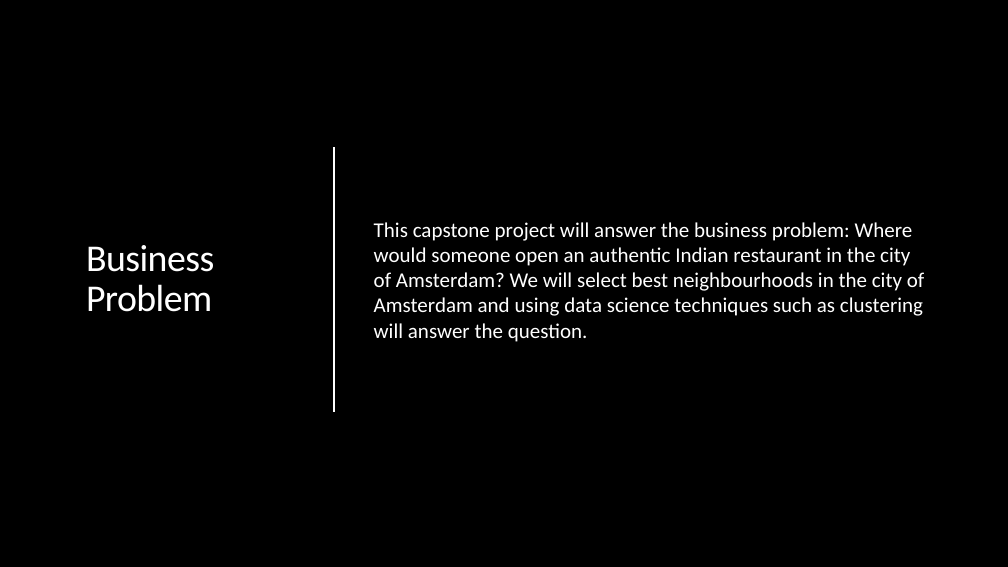
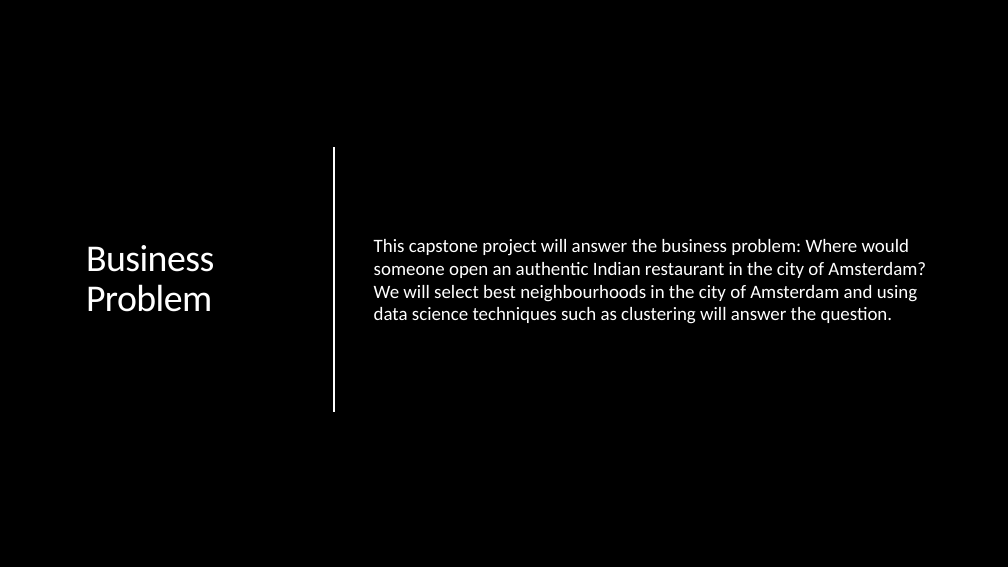
Before and after one commit to dushyantsapre/MyGitHub-Example, a slide deck: slide 3 of IBM Capstone Project.pptx. Drawn at 1008x567 pixels with LibreOffice and Linux fonts; fonts in the diff are those of the drawing. Boxes give left, top, right and bottom in pixels: in the first picture for what was removed or moved away, otherwise in the second. Text is boxed around its words. In the diff, an @@ line names an element or a change of style, - is before the commit and + after.

Commit message:
new

```diff
--- a/IBM Capstone Project.pptx
+++ b/IBM Capstone Project.pptx
@@ text "This capstone project will answer ..." at [374, 239, 926, 324]: size 20 to 18 pt @@
```
Also in this commit, not shown: 2 other slides changed.
